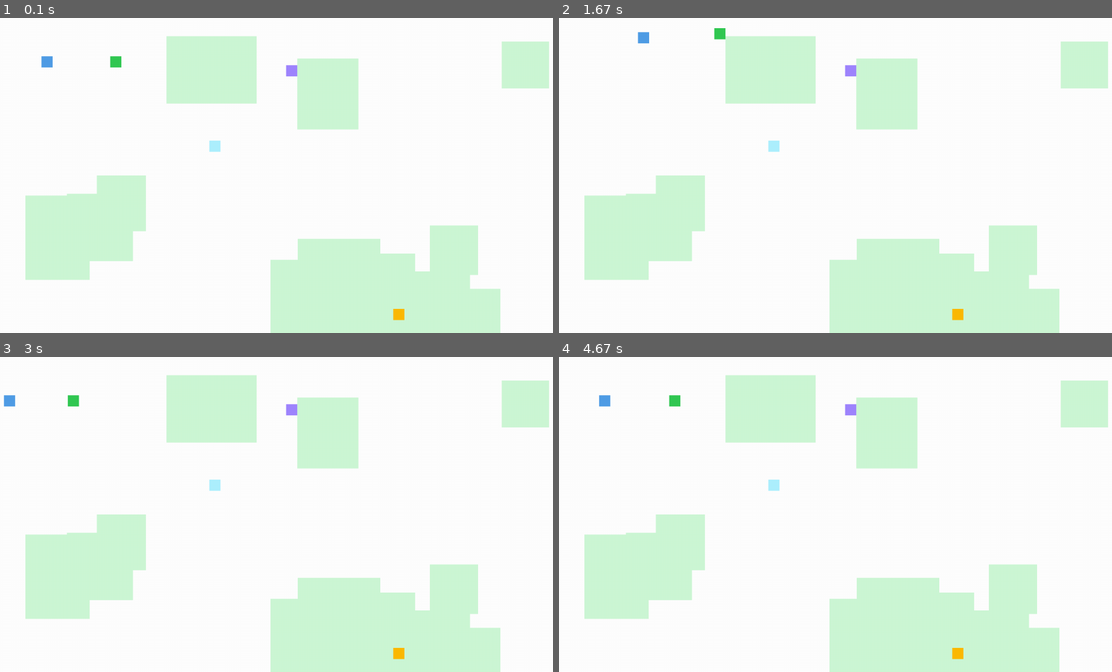
Above: before the commit, frames 1-4 (two rows, left to right).
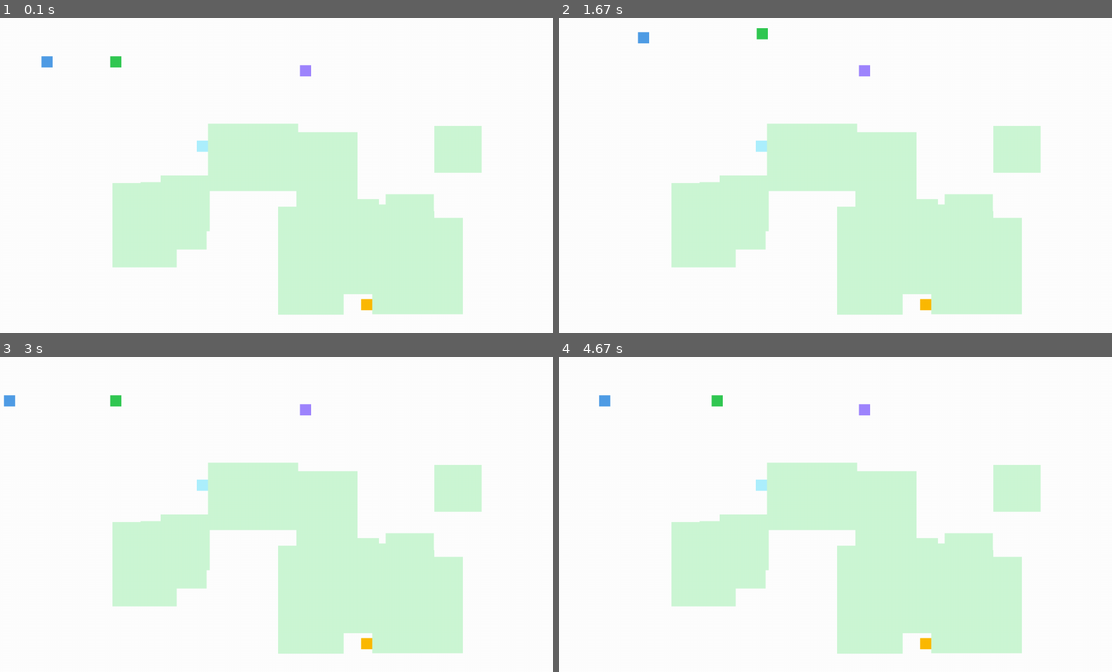
Above: after the commit, the same moments.

Repository: manit-cool/HideAndSeekGamePygame
Game: pygame game, started from main.py
Two runs of this game, one before a commit and one after it. Both use one fixed random seed, a clock stepped at 60 frames per second and the inputs below.
Inputs:
- Up to frame 1 (0.1 s): no input
- Up to frame 2 (1.67 s): hold Right 0.33-0.8 s; hold Up 0.83-1.13 s; hold W 0.83-1.13 s; hold Right 1.17-1.63 s; hold D 1.17-1.63 s
- Up to frame 3 (3 s): hold Left 1.67-2.2 s; hold A 1.67-2.2 s; hold Down 2.23-2.53 s; hold S 2.23-2.53 s; hold Left 2.57-2.97 s; hold A 2.57-2.97 s
- Up to frame 4 (4.67 s): hold Up 3-3.37 s; hold W 3-3.37 s; hold Right 3.4-4.03 s; hold D 3.4-4.03 s; hold Down 4.07-4.43 s; hold S 4.07-4.43 s; hold Left from 4.47 s (still down); hold A from 4.47 s (still down)

The runs differ from the first frame. In frame 1, 31% of the frame differs, in the area x 4-100%, y 5-100%; in frame 2, 31%; in frame 3, 31%; in frame 4, 31%.

Commit message:
obstacle_collision_update

Diff:
--- a/obstacles.py
+++ b/obstacles.py
@@ -3,20 +3,19 @@
 
 class wall():
     def __init__(self):
-        self.x = random.randint(50, 1205)
-        self.y = random.randint(50, 645)
+        self.x = random.randint(250, 1030)
+        self.y = random.randint(250, 470)
         self.rect = pygame.Rect(self.x, self.y, random.randint(100, 250), random.randint(100, 250))
-
-
 
     def draw(self, screen):
         pygame.draw.rect(screen,(205, 247, 213),self.rect)
 
     def un_stuck(self, collidables):
         for i in collidables:
-            if self.rect.colliderect(i.rect):
+            while self.rect.colliderect(i.rect):
                 if i.name == 1 and i.phase == True:
-                    pass
+                    break
+
                 else:
                     overlap_left   = i.rect.right - self.rect.left
                     overlap_right  = self.rect.right - i.rect.left
--- a/plan.txt
+++ b/plan.txt
@@ -7,21 +7,11 @@
 speed boost - DONE
 trap - DONE
 phase through walls - DONE
-weapon to swap roles
 
 --------------------------------------------------------------------------------------------
 
 Seeker:
 
 Teleport to the player in radius of maybe like 154 pixels away (like 9 blocks in minecraft?)
-state -> not hiding
 
-Grapple Hook
-
-Xray
-
-Lock the hider in place, should only happen when the hider is in the hidden state and is far
-away from the seeker:D
-
-chargable powerup: so u stand still for 5 seconds, with a cool down of 20 seconds
-and you get a direction of where u have to go towards :D
+Grapple Hook - not using the mouse, but the direction the hider is going towards!
